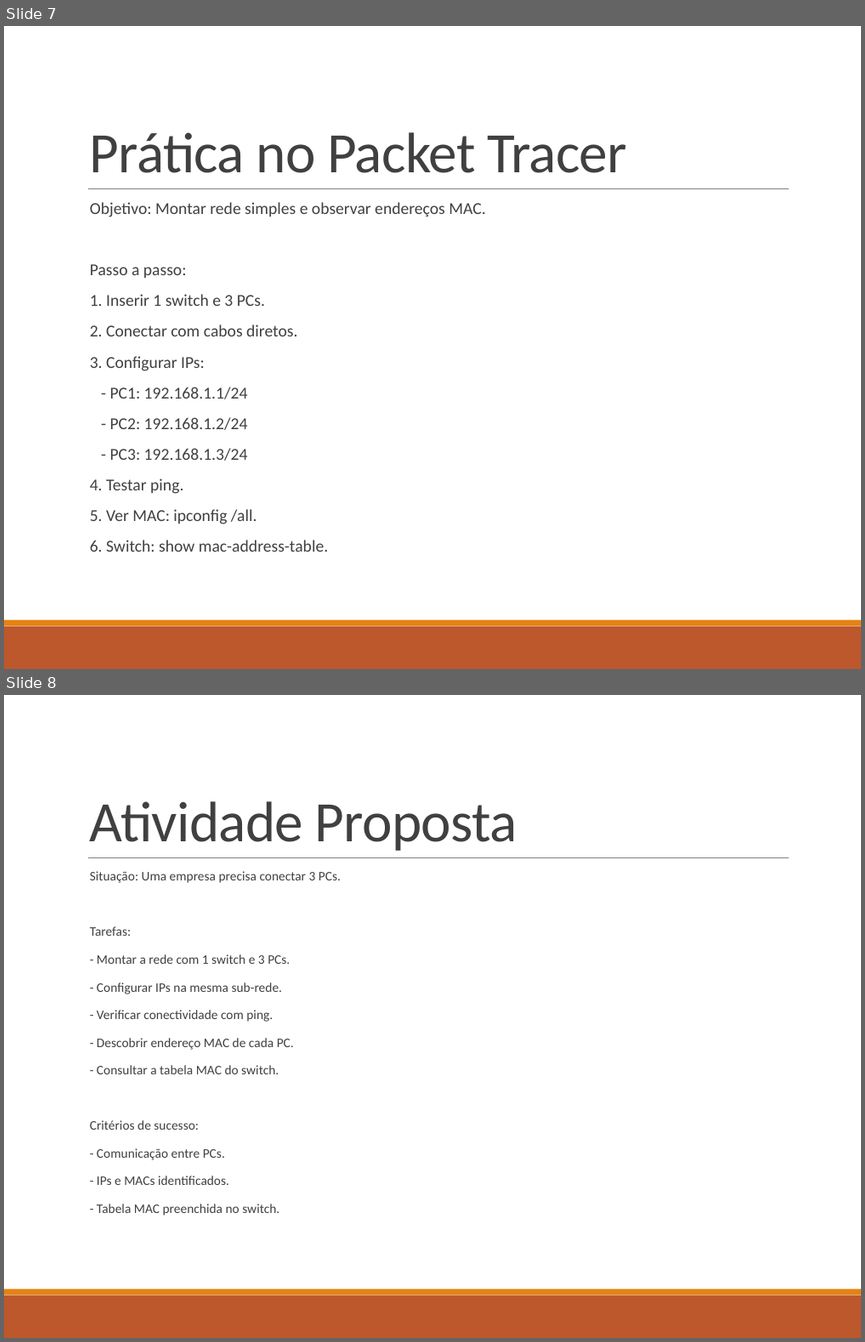
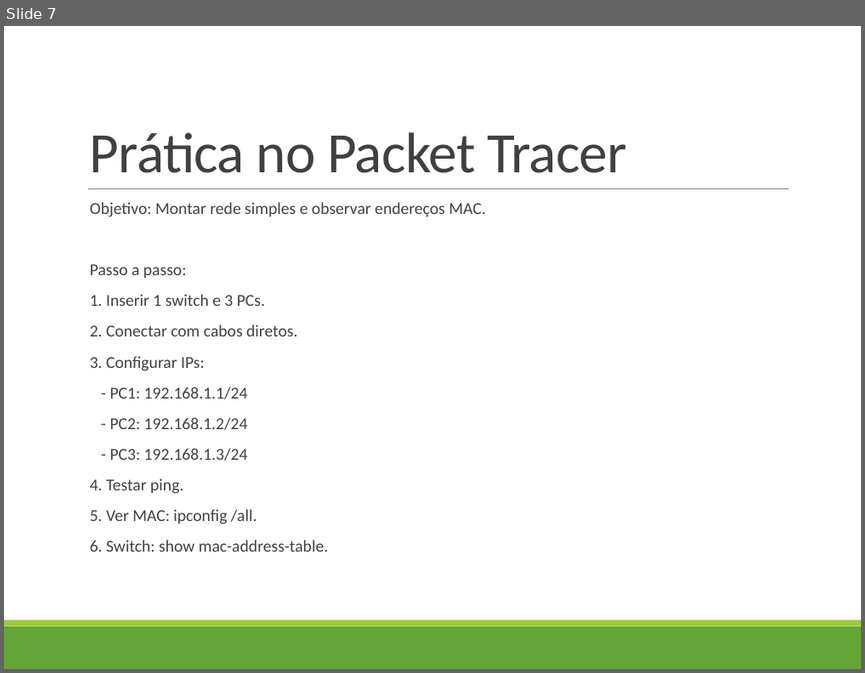
Before and after one commit to profAndreSouza/Material, a slide deck: Tecnologia da Informação e Conectividade/04-Ethernet.pptx. Shown one above the other, each under a label of ours: slides 7 and 8 before the commit, slide 7 after it. The pictures are 865x1342 and 865x673 pixels, drawn with LibreOffice and Linux fonts; fonts in the diff are those of the drawing. Boxes give left, top, right and bottom in pixels: in the first picture for what was removed or moved away, otherwise in the second. Text is boxed around its words. In the diff, an @@ line names an element or a change of style, - is before the commit and + after.

```diff
--- a/Tecnologia da Informação e Conectividade/04-Ethernet.pptx
+++ b/Tecnologia da Informação e Conectividade/04-Ethernet.pptx
@@ slide 8 removed at bbox=[4, 695, 861, 1338], background #FFFFFF; not listed: 3 template elements that a slide beside it also shows @@
@@ title removed at bbox=[90, 801, 517, 851] @@
-Atividade Proposta
@@ text removed at bbox=[90, 871, 341, 1215] @@
-  Situação: Uma empresa precisa conectar 3 PCs.
-  Tarefas:
-  - Montar a rede com 1 switch e 3 PCs.
-  - Configurar IPs na mesma sub-rede.
-  - Verificar conectividade com ping.
-  - Descobrir endereço MAC de cada PC.
-  - Consultar a tabela MAC do switch.
-  Critérios de sucesso:
-  - Comunicação entre PCs.
-  - IPs e MACs identificados.
-  - Tabela MAC preenchida no switch.
@@ slide 7 changed as well @@
@@ rectangle at bbox=[4, 626, 861, 669]: fill #BD582C to #63A537 @@
@@ rectangle at bbox=[4, 620, 861, 626]: fill #E48312 to #99CB38 @@
```
Also in this commit, not shown: 6 other slides changed, 2 other slides removed, 1 other file.
